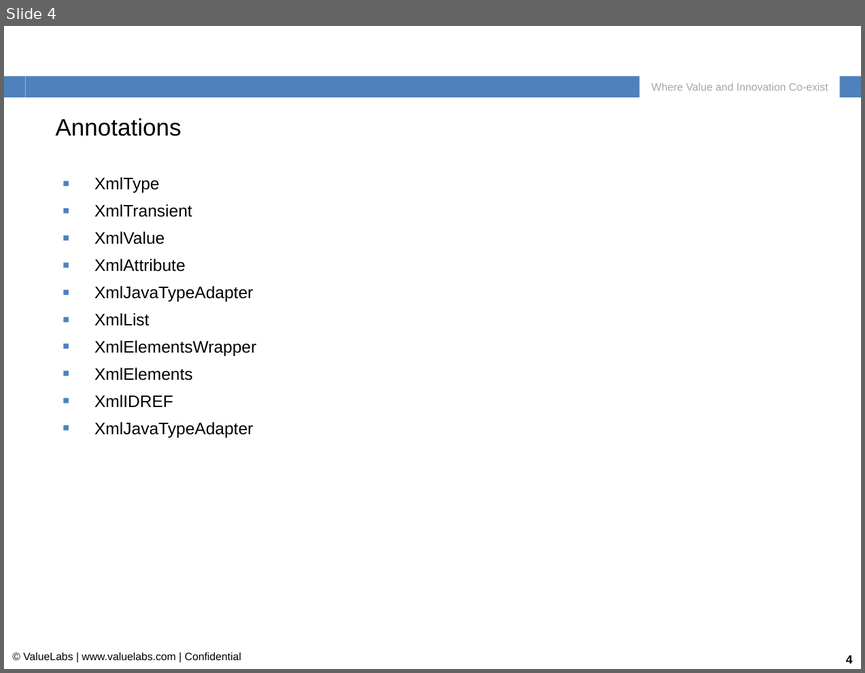
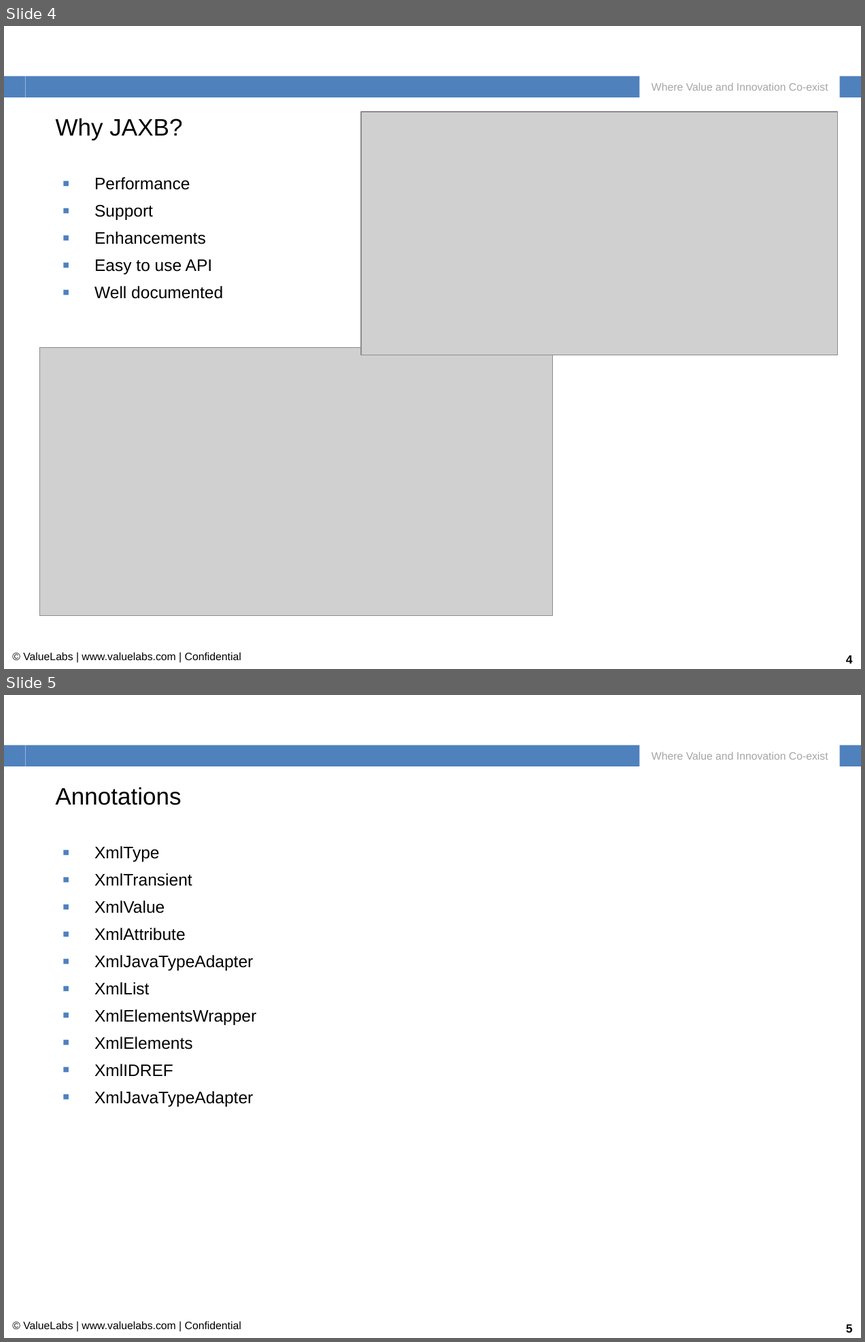
Before and after one commit to kbeathanabhotla/jaxb-examples, a slide deck: src/main/resources/ValueLabs_TAG_Training_JAXB.ppt. Shown one above the other, each under a label of ours: slide 4 before the commit, slides 4 and 5 after it. The pictures are 865x673 and 865x1342 pixels, drawn with LibreOffice and Linux fonts; fonts in the diff are those of the drawing; grey boxes stand for pictures; background and template pictures are left out. Boxes give left, top, right and bottom in pixels: in the first picture for what was removed or moved away, otherwise in the second. Text is boxed around its words. In the diff, an @@ line names an element or a change of style, - is before the commit and + after.

```diff
--- a/src/main/resources/ValueLabs_TAG_Training_JAXB.ppt
+++ b/src/main/resources/ValueLabs_TAG_Training_JAXB.ppt
@@ slide 4 added at [4,26,861,669], background #FFFFFF; not listed: 5 template elements that a slide beside it also shows @@
@@ title added at [56,118,182,140], 20 pt, text #000000 @@
+Why JAXB?
@@ picture added at [361,112,838,355] @@
@@ text added at [94,177,223,299], 14 pt, text #000000 @@
+▪ Performance
+▪ Support
+▪ Enhancements
+▪ Easy to use API
+▪ Well documented
@@ picture added at [40,347,553,616] @@
@@ text added at [23,652,241,660], 9 pt, text #000000 @@
+© ValueLabs | www.valuelabs.com | Confidential
@@ page number added at [846,655,853,663], 10 pt, text #000000, bold @@
+4
@@ what was slide 4 is now slide 5 @@
@@ page number at [846,1324,853,1332]: text changed @@
-4
+5
```
Also in this commit, not shown: 2 slides changed.
